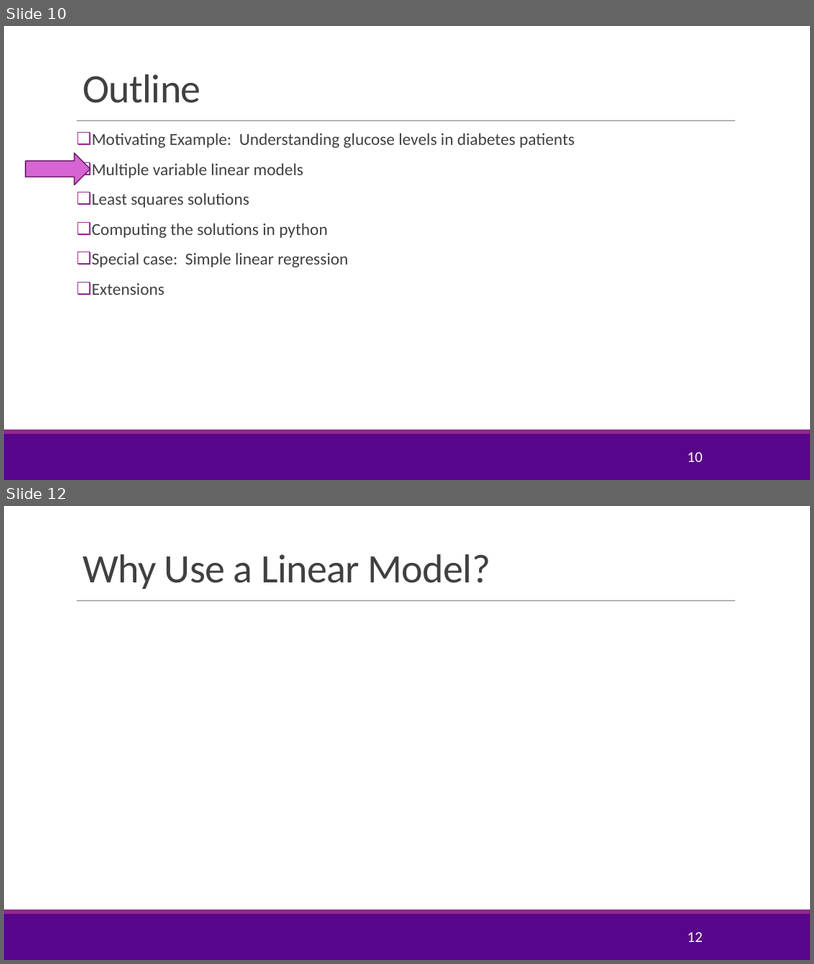
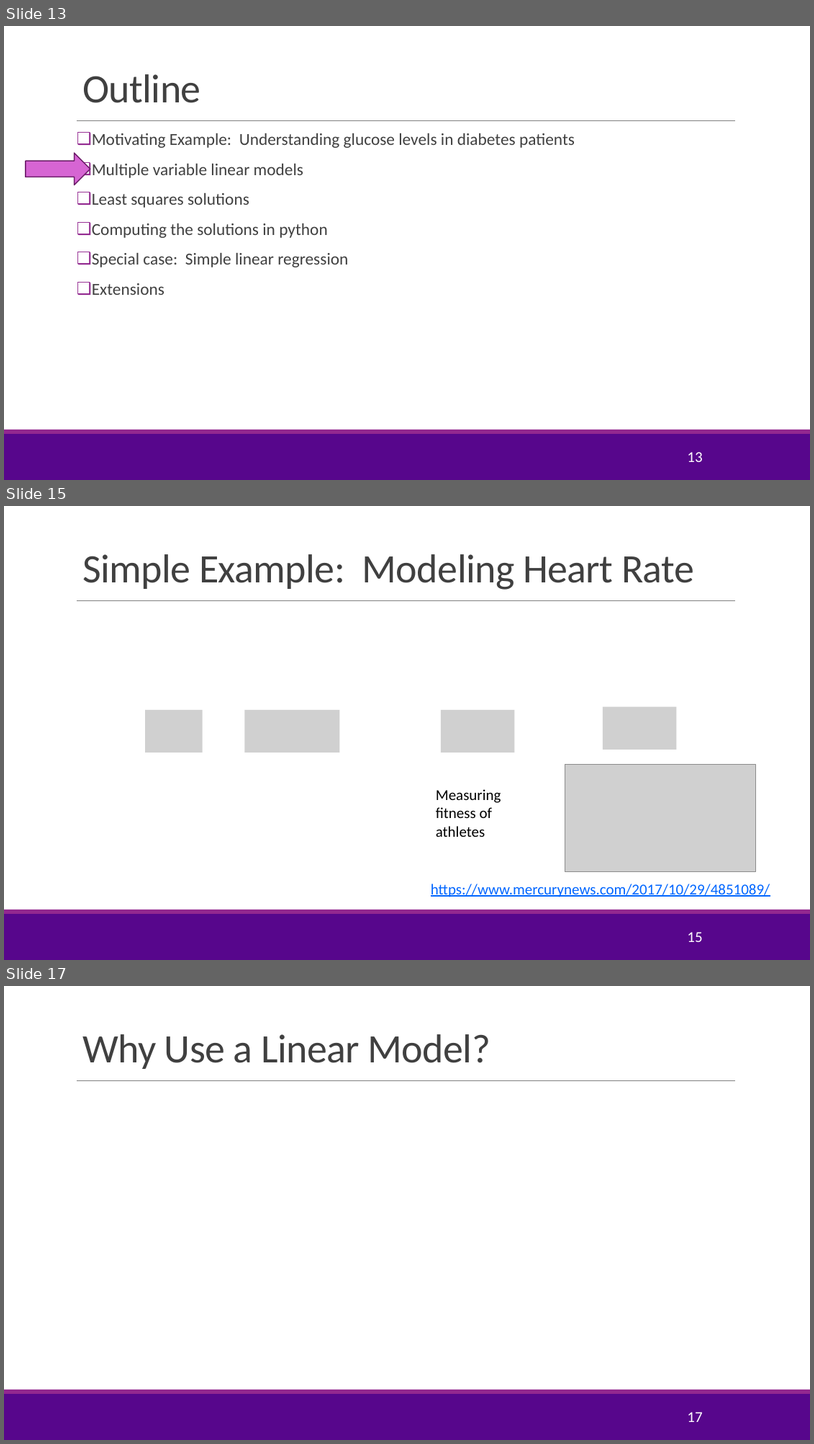
Before and after one commit to sdrangan/introml, a slide deck: lectures/Lect03_MultLinRegression.pptx. Shown one above the other, each under a label of ours: slides 10 and 12 before the commit, slides 13, 15 and 17 after it; the slides between them are not shown. The pictures are 814x964 and 814x1444 pixels, drawn with LibreOffice and Linux fonts; fonts in the diff are those of the drawing; grey boxes stand for pictures; background and template pictures are left out. Boxes give left, top, right and bottom in pixels: in the first picture for what was removed or moved away, otherwise in the second. Text is boxed around its words. In the diff, an @@ line names an element or a change of style, - is before the commit and + after.

```diff
--- a/lectures/Lect03_MultLinRegression.pptx
+++ b/lectures/Lect03_MultLinRegression.pptx
@@ slide 15 added at bbox=[4, 506, 810, 960], background #FFFFFF; not listed: 3 template elements that a slide beside it also shows @@
@@ title added at bbox=[82, 554, 694, 590], 48 pt, text #404040 @@
+Simple Example: Modeling Heart Rate
@@ picture added at bbox=[145, 710, 203, 753] @@
@@ picture added at bbox=[244, 710, 340, 753] @@
@@ picture added at bbox=[441, 710, 514, 753] @@
@@ picture added at bbox=[603, 707, 676, 750] @@
@@ picture added at bbox=[566, 764, 756, 871] @@
@@ text added at bbox=[436, 789, 502, 836], 18 pt, text #000000 @@
+Measuring fitness of athletes
@@ text added at bbox=[431, 883, 770, 897], 18 pt, text #0066FF, underline @@
+https://www.mercurynews.com/2017/10/29/4851089/
@@ page number added at bbox=[687, 932, 702, 942], 18 pt, text #FFFFFF @@
+15
@@ what was slide 10 is now slide 13 @@
@@ page number at bbox=[687, 452, 702, 462]: text changed @@
-10
+13
@@ what was slide 12 is now slide 17 @@
@@ page number at bbox=[687, 1412, 702, 1422]: text changed @@
-12
+17
```
Also in this commit, not shown: 7 slides changed, 8 other slides added, 3 other files.
